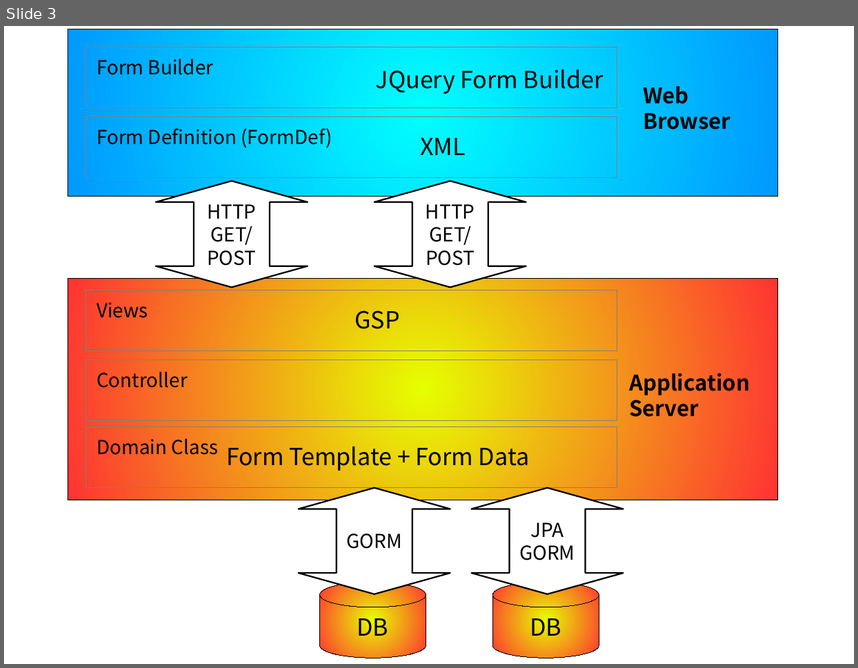
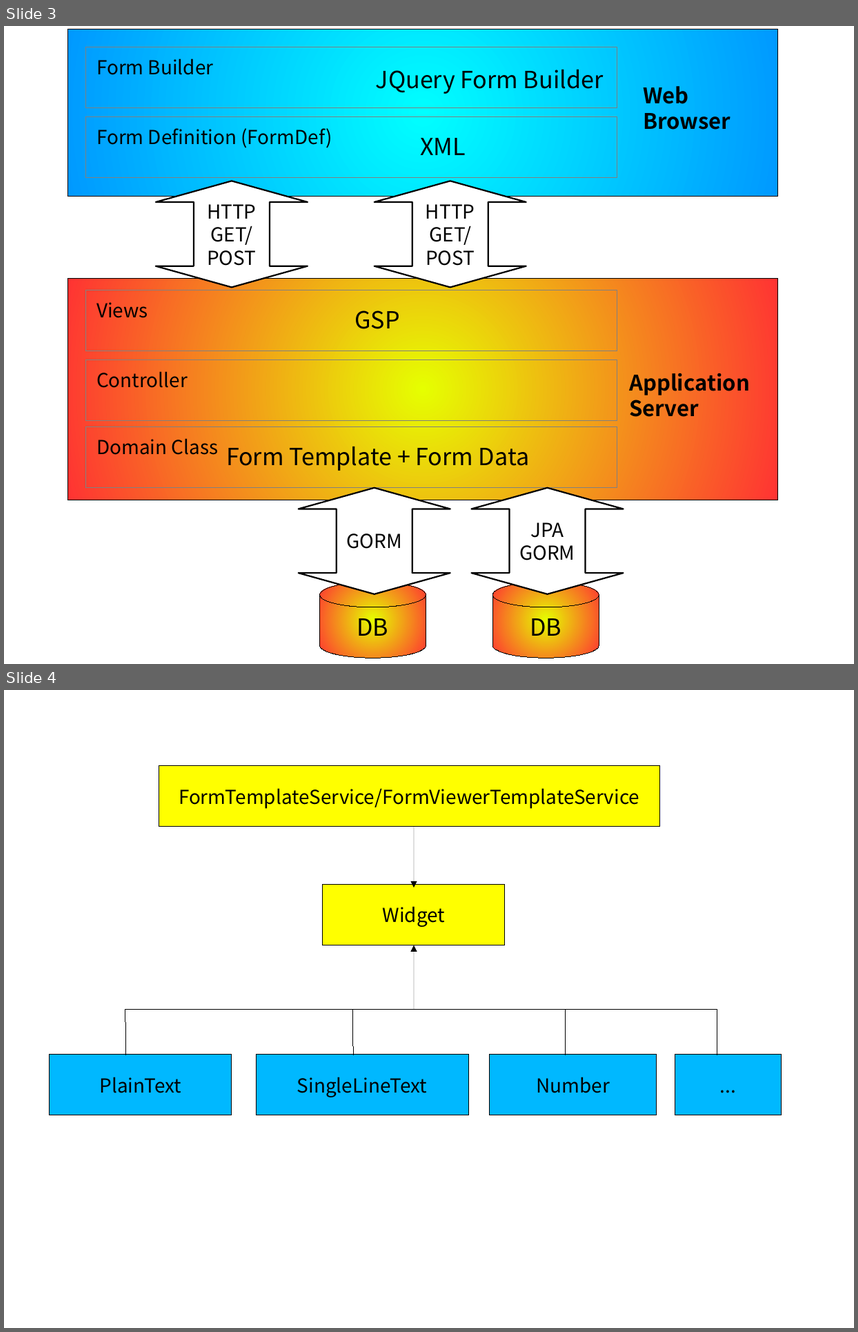
Before and after one commit to fairer/grails-form-builder-plugin, a slide deck: docs/Grails Form Builder Plugin Architecture.odp. Shown one above the other, each under a label of ours: slide 3 before the commit, slides 3 and 4 after it. The pictures are 858x668 and 858x1332 pixels, drawn with LibreOffice and Linux fonts; fonts in the diff are those of the drawing. Boxes give left, top, right and bottom in pixels: in the first picture for what was removed or moved away, otherwise in the second. Text is boxed around its words. In the diff, an @@ line names an element or a change of style, - is before the commit and + after.

Commit message:
Update Widget.getFieldValue to return Object instead of String to support non-String property type

```diff
--- a/docs/Grails Form Builder Plugin Architecture.odp
+++ b/docs/Grails Form Builder Plugin Architecture.odp
@@ slide 4 added at bbox=[4, 690, 854, 1328], background #FFFFFF @@
@@ rectangle added at bbox=[159, 766, 660, 827], fill #FFFF00, outline #000000 0 pt, 18 pt, text #000000 @@
+FormTemplateService/FormViewerTemplateService
@@ arrow added from (414, 827) to (414, 887), #000000 0 pt @@
@@ rectangle added at bbox=[323, 885, 505, 945], fill #FFFF00, outline #000000 0 pt, 18 pt, text #000000 @@
+Widget
@@ arrow added from (414, 1009) to (414, 945), #000000 0 pt @@
@@ line added from (125, 1009) to (717, 1009), #000000 0 pt @@
@@ line added from (125, 1009) to (125, 1054), #000000 0 pt @@
@@ line added from (353, 1009) to (353, 1054), #000000 0 pt @@
@@ line added from (566, 1009) to (566, 1054), #000000 0 pt @@
@@ line added from (717, 1009) to (717, 1054), #000000 0 pt @@
@@ rectangle added at bbox=[50, 1054, 232, 1115], fill #00B8FF, outline #000000 0 pt, 18 pt, text #000000 @@
+PlainText
@@ rectangle added at bbox=[257, 1054, 469, 1115], fill #00B8FF, outline #000000 0 pt, 18 pt, text #000000 @@
+SingleLineText
@@ rectangle added at bbox=[490, 1054, 657, 1115], fill #00B8FF, outline #000000 0 pt, 18 pt, text #000000 @@
+Number
@@ rectangle added at bbox=[675, 1054, 782, 1115], fill #00B8FF, outline #000000 0 pt, 18 pt, text #000000 @@
+...
```
Also in this commit, not shown: 2 slides changed, 2 other files.
